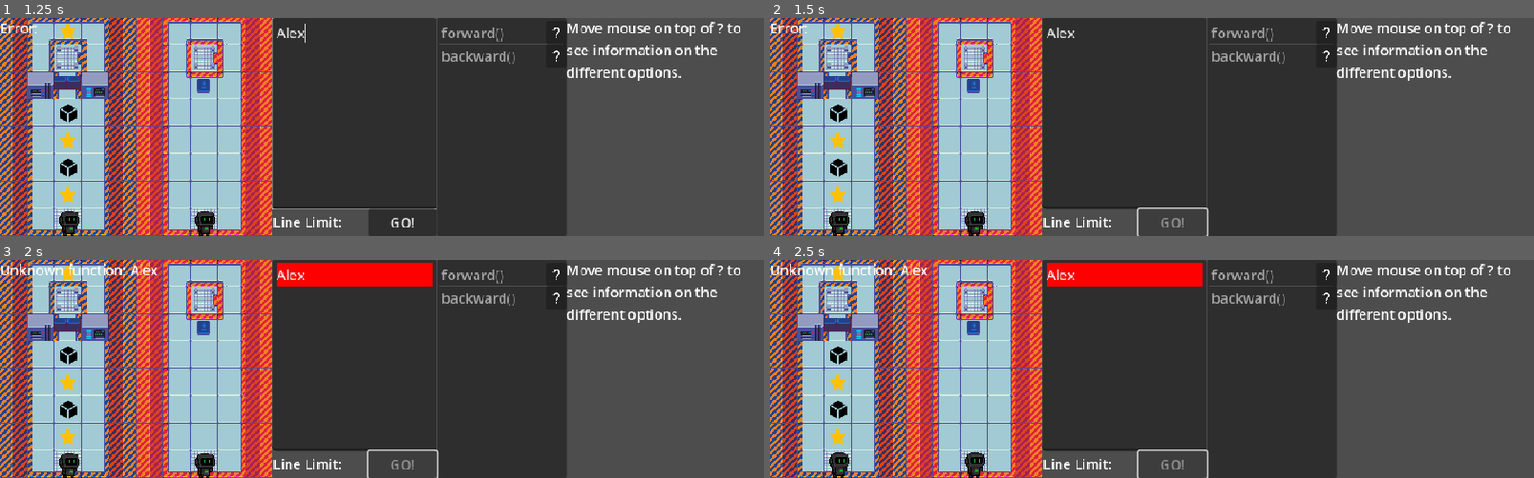
Above: before the commit, frames 1-4 (two rows, left to right).
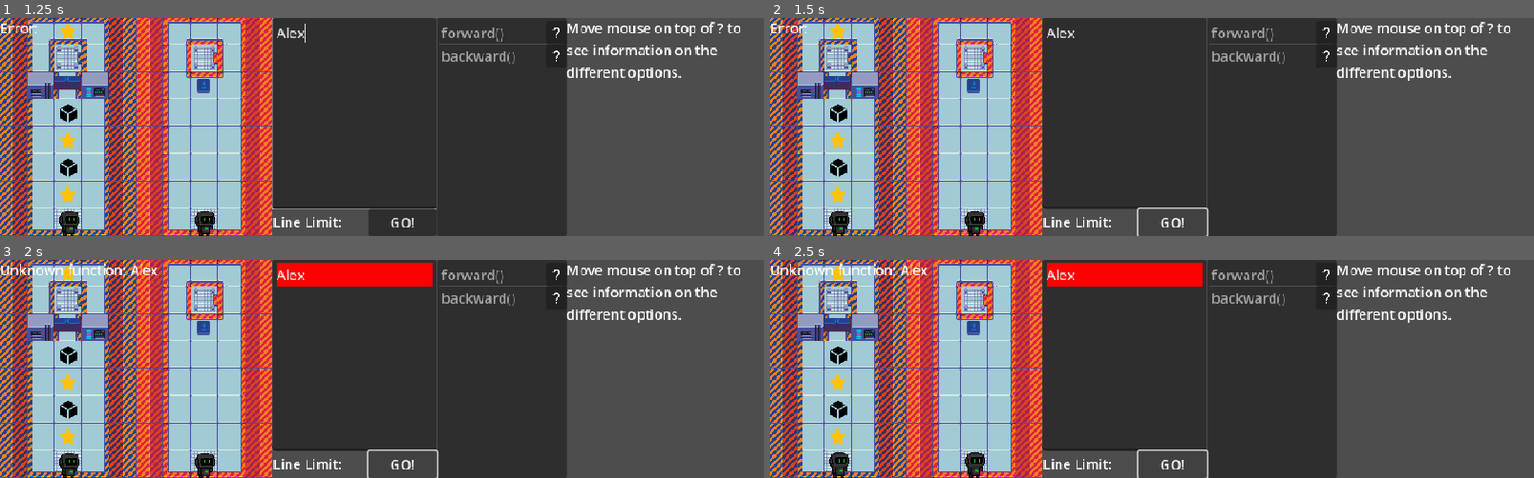
Above: after the commit, the same moments.

Repository: BingloGames/Robot-Bachelor
Game: Godot game, scene res://levels/2 player/Level1.tscn
Same seed, same stepped clock (60 frames per second), same inputs: the game is played once before the commit and once after it. This scene is started directly instead of the project's main scene.
Inputs (mouse positions are in pixels of both pictures, inside the frame that each line leads up to):
- Up to frame 1 (1.25 s): click (351, 113) at 0.52 s; type "Alex" at 0.6 s
- Up to frame 2 (1.5 s): click "GO!" at 1.25 s
- Up to frame 3 (2 s): no input
- Up to frame 4 (2.5 s): click (1174, 464) at 2 s, where only the run after the commit has a clickable "GO!"

Frame 1 is identical in both runs. In frame 2, less than 0.1% of the frame differs, in the area x 51-55%, y 91-97%; in frame 3, less than 0.1%; in frame 4, less than 0.1%.
Error before the commit: Attempt to call function 'respawn' in base 'null instance' on a null instance. (res://global.gd:27)

Commit message:
fixed restart point in multiplayer

Diff:
--- a/robot-project/global.gd
+++ b/robot-project/global.gd
@@ -12,6 +12,7 @@
 
 var stars = []
 var current_level = 0
+var robots = []
 
 # Called when the node enters the scene tree for the first time.
 func _ready() -> void:
@@ -24,7 +25,8 @@
 
 func restart_level() -> void:
 	get_node("/root/Node2D/star counter").restart_stars()
-	get_node("/root/Node2D/robot").respawn()
+	for robot in get_node("/root/Node2D/robots").get_children():
+		robot.respawn()
 	get_node("/root/Node2D/code").stop_running_code()
 
 
--- a/robot-project/levels/1 player/Level1.tscn
+++ b/robot-project/levels/1 player/Level1.tscn
@@ -38,6 +38,11 @@
 position = Vector2(208, 144)
 item_name = "right()"
 
+[node name="robots" type="Node2D" parent="."]
+
+[node name="robot" parent="robots" instance=ExtResource("3_cove1")]
+position = Vector2(80, 144)
+
 [node name="code" parent="." instance=ExtResource("2_dn5ey")]
 offset_left = 320.0
 offset_right = 512.0
@@ -55,15 +60,9 @@
 grow_vertical = 1
 metadata/_edit_group_ = true
 
-[node name="robot" parent="." instance=ExtResource("3_cove1")]
-position = Vector2(80, 144)
-
 [node name="Container" parent="." instance=ExtResource("6_lmyl5")]
 offset_left = 512.0
 offset_right = 896.0
-
-[node name="start point" type="Node2D" parent="."]
-position = Vector2(80, 144)
 
 [node name="black" type="Sprite2D" parent="."]
 modulate = Color(0, 0, 0, 0)
--- a/robot-project/levels/1 player/Level2.tscn
+++ b/robot-project/levels/1 player/Level2.tscn
@@ -35,15 +35,14 @@
 offset_right = 96.0
 offset_bottom = 192.0
 
-[node name="robot" parent="." instance=ExtResource("4_wwdpc")]
+[node name="robots" type="Node2D" parent="."]
+
+[node name="robot" parent="robots" instance=ExtResource("4_wwdpc")]
 position = Vector2(80, 112)
 
 [node name="Container" parent="." instance=ExtResource("6_wwdpc")]
 offset_left = 512.0
 offset_right = 896.0
-
-[node name="start point" type="Node2D" parent="."]
-position = Vector2(80, 112)
 
 [node name="black" type="Sprite2D" parent="."]
 modulate = Color(0, 0, 0, 0)
--- a/robot-project/levels/1 player/Level3.tscn
+++ b/robot-project/levels/1 player/Level3.tscn
@@ -47,16 +47,15 @@
 offset_right = 96.0
 offset_bottom = 200.0
 
-[node name="robot" parent="." instance=ExtResource("4_545p4")]
+[node name="robots" type="Node2D" parent="."]
+
+[node name="robot" parent="robots" instance=ExtResource("4_545p4")]
 position = Vector2(48, 80)
 
 [node name="Container" parent="." instance=ExtResource("6_545p4")]
 offset_left = 512.0
 offset_right = 896.0
 items = 5
-
-[node name="start point" type="Node2D" parent="."]
-position = Vector2(48, 80)
 
 [node name="black" type="Sprite2D" parent="."]
 modulate = Color(0, 0, 0, 0)
--- a/robot-project/levels/1 player/Level4.tscn
+++ b/robot-project/levels/1 player/Level4.tscn
@@ -60,16 +60,15 @@
 [node name="door" parent="doors" instance=ExtResource("5_qriun")]
 position = Vector2(240, 144)
 
-[node name="robot" parent="." instance=ExtResource("4_0vw6x")]
+[node name="robots" type="Node2D" parent="."]
+
+[node name="robot" parent="robots" instance=ExtResource("4_0vw6x")]
 position = Vector2(48, 80)
 
 [node name="Container" parent="." instance=ExtResource("6_cgold")]
 offset_left = 512.0
 offset_right = 896.0
 items = 5
-
-[node name="start point" type="Node2D" parent="."]
-position = Vector2(48, 80)
 
 [node name="black" type="Sprite2D" parent="."]
 modulate = Color(0, 0, 0, 0)
--- a/robot-project/levels/1 player/Level5.tscn
+++ b/robot-project/levels/1 player/Level5.tscn
@@ -56,16 +56,15 @@
 [node name="door" parent="doors" instance=ExtResource("5_5pfj7")]
 position = Vector2(176, 176)
 
-[node name="robot" parent="." instance=ExtResource("4_ufpxx")]
+[node name="robots" type="Node2D" parent="."]
+
+[node name="robot" parent="robots" instance=ExtResource("4_ufpxx")]
 position = Vector2(48, 112)
 
 [node name="Container" parent="." instance=ExtResource("6_knvoa")]
 offset_left = 512.0
 offset_right = 896.0
 items = 5
-
-[node name="start point" type="Node2D" parent="."]
-position = Vector2(48, 112)
 
 [node name="black" type="Sprite2D" parent="."]
 modulate = Color(0, 0, 0, 0)
--- a/robot-project/levels/2 player/Level1.tscn
+++ b/robot-project/levels/2 player/Level1.tscn
@@ -13,11 +13,11 @@
 
 [node name="Node2D" type="Node2D"]
 
-[node name="Ground" type="TileMapLayer" parent="."]
+[node name="ground" type="TileMapLayer" parent="."]
 tile_map_data = PackedByteArray("AAABAAEAAQAAAAIAAAABAAIAAQAEAAIAAAABAAMAAQAIAAIAAAABAAQAAQAIAAIAAAABAAUAAQAIAAIAAAABAA …(656 unchanged characters)…
 tile_set = ExtResource("1_tih6e")
 
-[node name="Walls" type="TileMapLayer" parent="."]
+[node name="walls" type="TileMapLayer" parent="."]
 tile_map_data = PackedByteArray("AAAAAP//AQAAABUAAAAAAAAAAQAAABYAAAAAAAEAAQAAABYAAAAAAAIAAQAAABYAAAAAAAMAAQAAABYAAAAAAA …(752 unchanged characters)…
 tile_set = ExtResource("1_tih6e")
 
@@ -25,10 +25,12 @@
 tile_map_data = PackedByteArray("AAAHAAEAAQALABYAAAACAAEAAQAJABYAAAABAAIAAQAGABYAAAADAAIAAQAHABYAAAACAAQAAgAAAAAAAQACAAIAAgAAAAAAAQACAAAAAgAAAAAAAQAHAAcAAQAJABMAAAACAAcAAQAJAA4AAAACAAYAAgAAAAAAAQA=")
 tile_set = ExtResource("1_tih6e")
 
-[node name="robot1" parent="." instance=ExtResource("2_xap0c")]
+[node name="robots" type="Node2D" parent="."]
+
+[node name="robot1" parent="robots" instance=ExtResource("2_xap0c")]
 position = Vector2(80, 240)
 
-[node name="robot2" parent="." instance=ExtResource("2_xap0c")]
+[node name="robot2" parent="robots" instance=ExtResource("2_xap0c")]
 position = Vector2(239, 240)
 
 [node name="Items" type="Node2D" parent="."]
--- a/robot-project/robot.gd
+++ b/robot-project/robot.gd
@@ -7,6 +7,8 @@
 var start_direction = Vector2i.RIGHT
 var direction = start_direction
 var walking_backwards = false
+
+@onready var start_point = global_position
 
 var next_tile
 
@@ -47,7 +49,7 @@
 
 func respawn() -> void:
 	scale = Vector2(1,1)
-	global_position = get_node("/root/Node2D/start point").global_position
+	global_position = start_point
 	next_tile = null
 	walking_backwards = false
 	direction = start_direction
--- a/robot-project/text_edit.gd
+++ b/robot-project/text_edit.gd
@@ -29,7 +29,7 @@
 # Called when the node enters the scene tree for the first time.
 func _ready() -> void:
 	get_node("line limit").text += str(line_limit)
-	robot = get_node("/root/Node2D/robot")
+	robot = get_node("/root/Node2D/robots/robot")
 	pass # Replace with function body.
 
 
--- a/robot-project/text_edit_multiplayer.gd
+++ b/robot-project/text_edit_multiplayer.gd
@@ -4,6 +4,6 @@
 # Called when the node enters the scene tree for the first time.
 func _ready() -> void:
 	if multiplayer.is_server():
-		robot = get_node("/root/Node2D/robot1")
+		robot = get_node("/root/Node2D/robots/robot1")
 	else:
-		robot = get_node("/root/Node2D/robot2")
+		robot = get_node("/root/Node2D/robots/robot2")
Not shown: 1 places in robot-project/levels/1 player/Level1.tscn that only renumber resources
Not shown: 1 places in robot-project/levels/1 player/Level4.tscn that only renumber resources
Not shown: 1 places in robot-project/levels/1 player/Level5.tscn that only renumber resources
